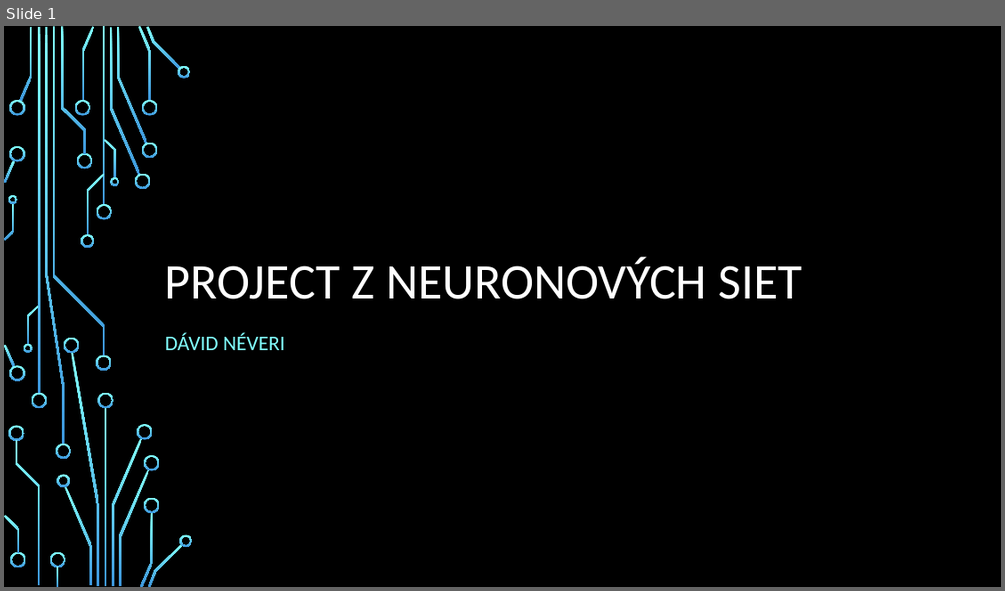
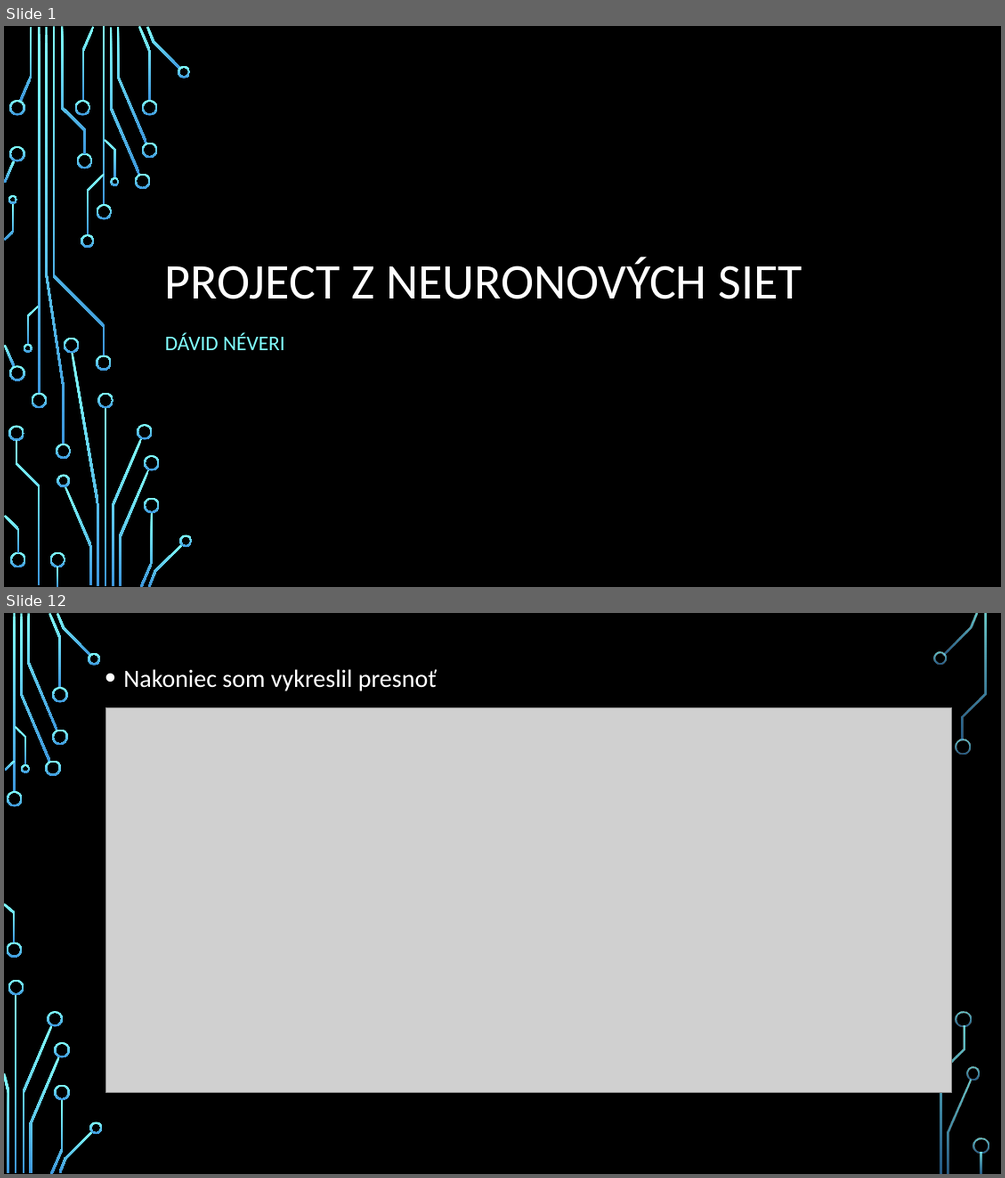
Before and after one commit to georgeob/Neveri_NS2020, a slide deck: Néveri_NS2019.pptx. Shown one above the other, each under a label of ours: slide 1 before the commit, slides 1 and 12 after it; the slides between them are not shown. The pictures are 1005x591 and 1005x1178 pixels, drawn with LibreOffice and Linux fonts; fonts in the diff are those of the drawing; grey boxes stand for pictures; background and template pictures are left out. Boxes give left, top, right and bottom in pixels: in the first picture for what was removed or moved away, otherwise in the second. Text is boxed around its words. In the diff, an @@ line names an element or a change of style, - is before the commit and + after.

```diff
--- a/Néveri_NS2019.pptx
+++ b/Néveri_NS2019.pptx
@@ slide 12 added at box(4, 613, 1001, 1174), background picture (left out) @@
@@ text added at box(123, 669, 437, 691), 24 pt, text #FFFFFF @@
+• Nakoniec som vykreslil presnoť
@@ picture added at box(105, 708, 952, 1093) @@
@@ group added at box(4, 613, 989, 1174): 33 freeform shapes, 3 rectangles @@
```
Also in this commit, not shown: 13 other slides added, 1 slide removed.
